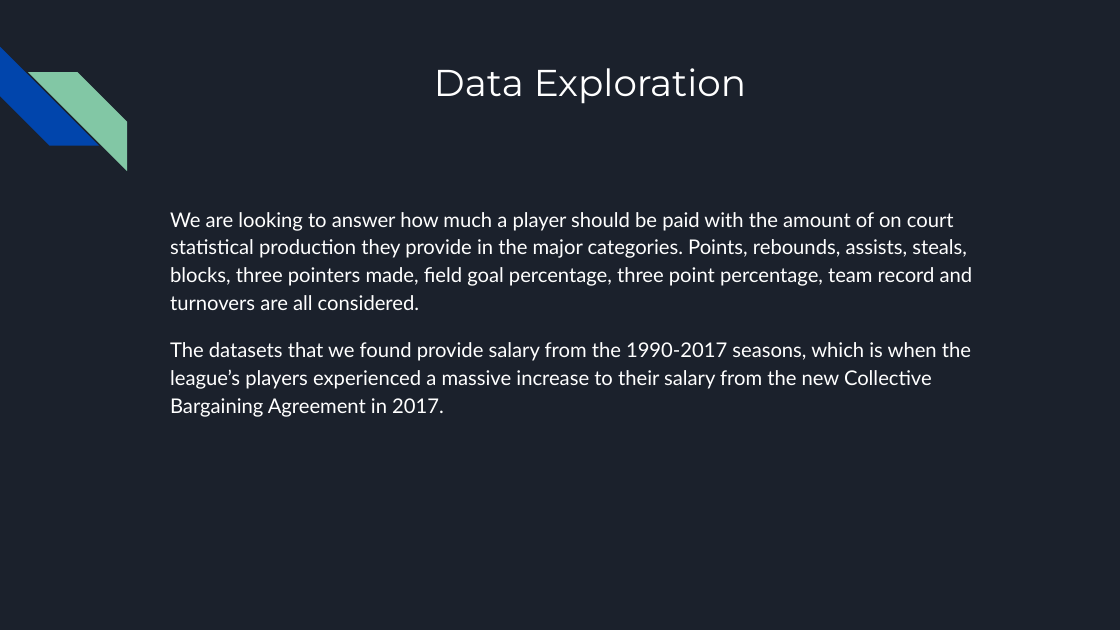
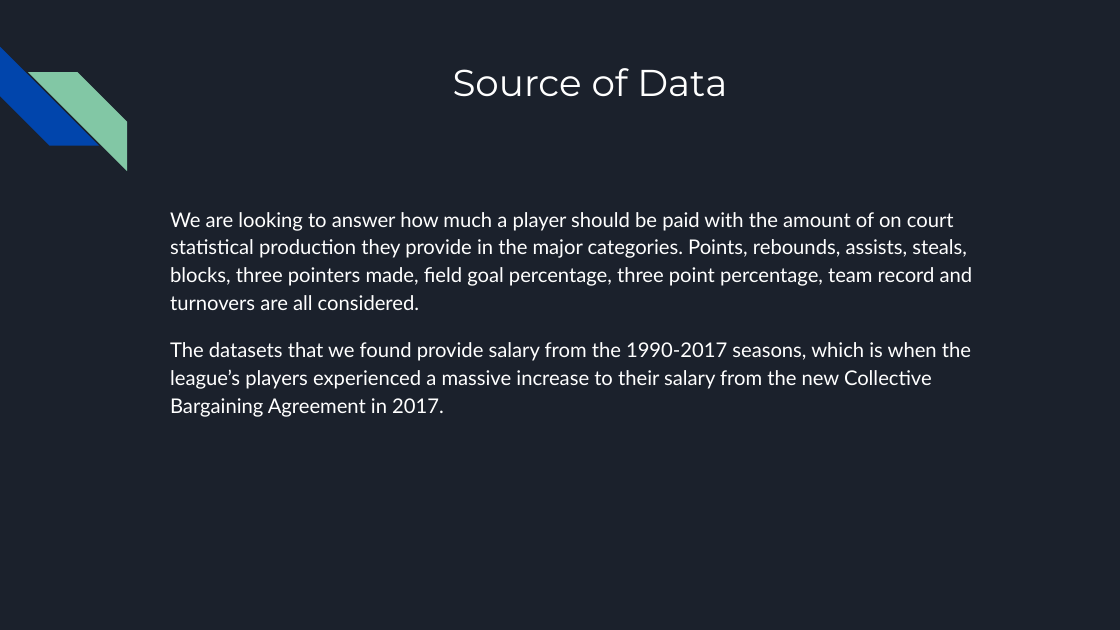
Before and after one commit to nickferrar/NBA_Salaries, a slide deck: slide 5 of Presentation/nba_player_salaries.pptx. Drawn at 1120x630 pixels with LibreOffice and Linux fonts; fonts in the diff are those of the drawing. Boxes give left, top, right and bottom in pixels: in the first picture for what was removed or moved away, otherwise in the second. Text is boxed around its words. In the diff, an @@ line names an element or a change of style, - is before the commit and + after.

```diff
--- a/Presentation/nba_player_salaries.pptx
+++ b/Presentation/nba_player_salaries.pptx
@@ title at <box>453,68,727,97</box>: text changed @@
-Data Exploration
+Source of Data
```
Also in this commit, not shown: 2 other slides changed, 3 slides added, 2 slides removed.
